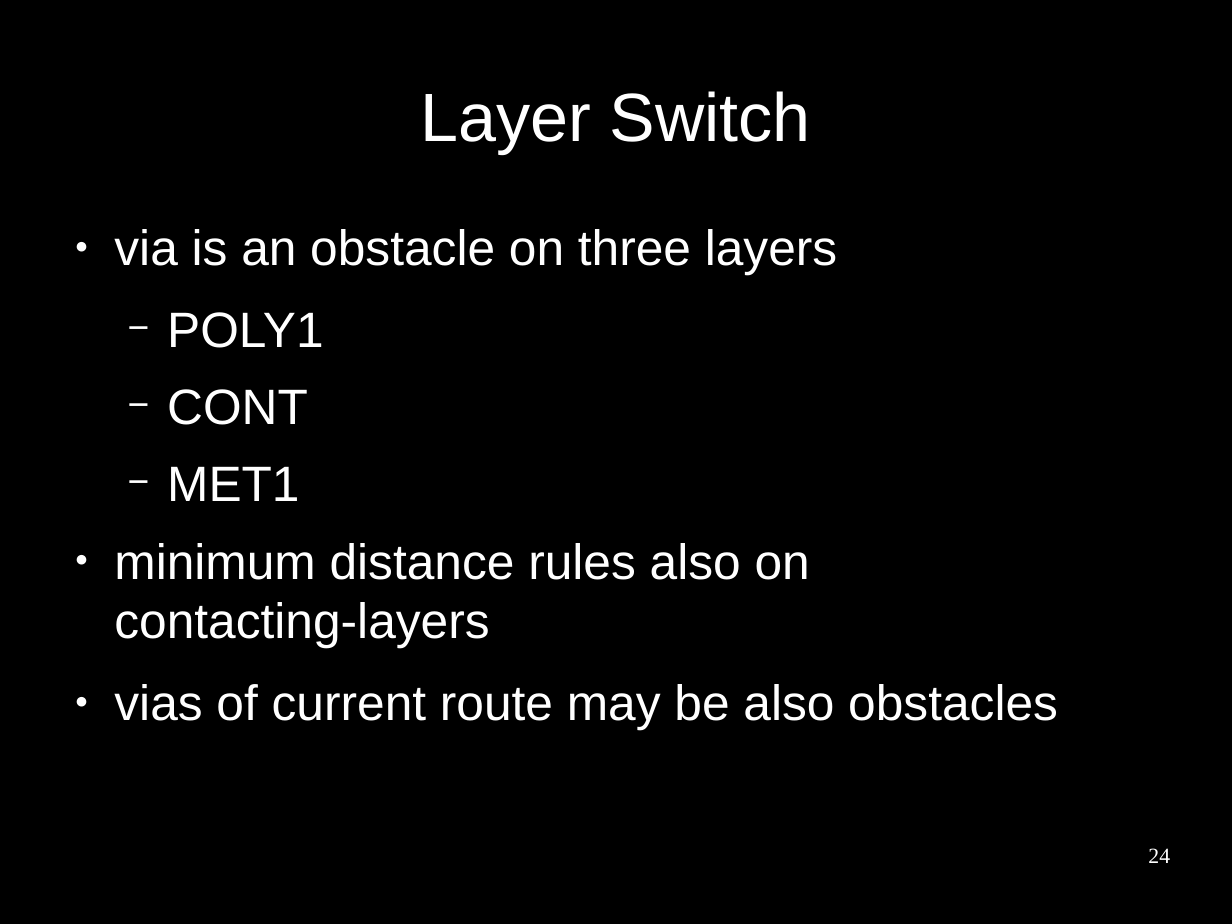
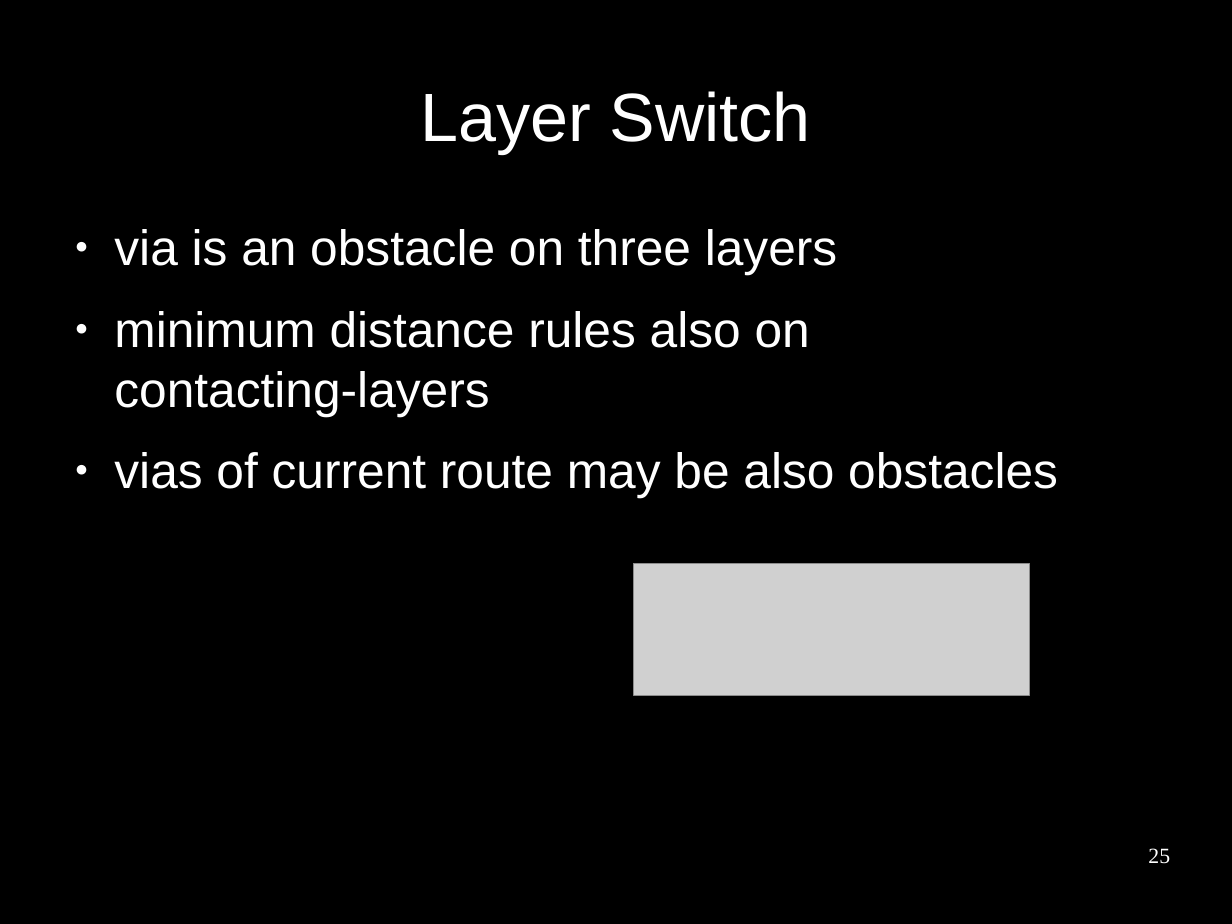
Before and after one commit to benediktibk/bachelorthesis, a slide deck: slide 25 of presentation.odp (slide 24 before the commit). Drawn at 1232x924 pixels with LibreOffice and Linux fonts; fonts in the diff are those of the drawing; grey boxes stand for pictures; background and template pictures are left out. Boxes give left, top, right and bottom in pixels: in the first picture for what was removed or moved away, otherwise in the second. Text is boxed around its words. In the diff, an @@ line names an element or a change of style, - is before the commit and + after.

```diff
--- a/presentation.odp
+++ b/presentation.odp
@@ text at <box>167,312,323,501</box>: paragraphs removed @@
-  − POLY1
-  − CONT
-  − MET1
@@ picture added at <box>634,563,1030,695</box> @@
@@ page number at <box>1148,848,1170,864</box>: text changed @@
-24
+25
```
Also in this commit, not shown: 10 other slides changed, 1 slide added, 3 other files.
